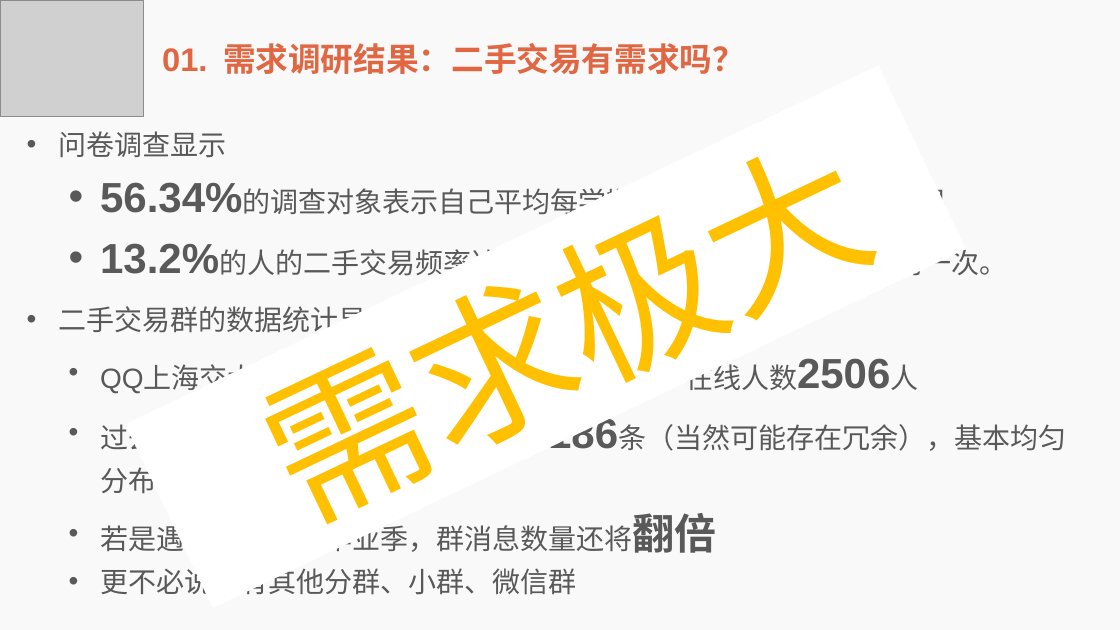
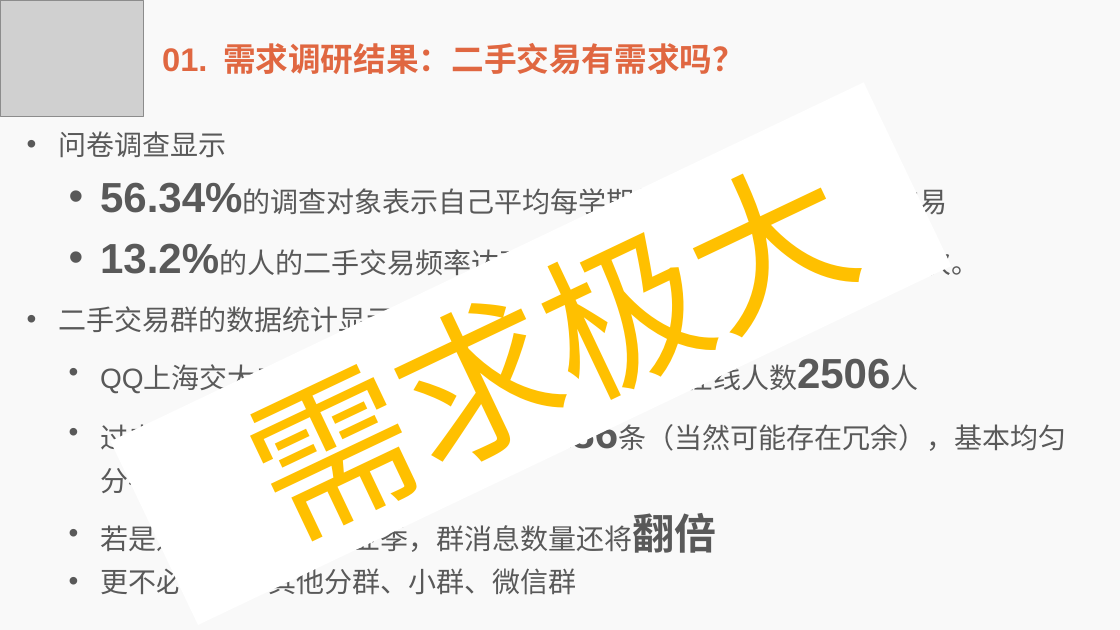
Before and after one commit to sjtu-jiaojiao/SJTU-JiaoJiao, a slide deck: slide 5 of docs/立项答辩ver2.0.pptx. Drawn at 1120x630 pixels with LibreOffice and Linux fonts; fonts in the diff are those of the drawing; grey boxes stand for pictures. Boxes give left, top, right and bottom in pixels: in the first picture for what was removed or moved away, otherwise in the second. Text is boxed around its words. In the diff, an @@ line names an element or a change of style, - is before the commit and + after.

```diff
--- a/docs/立项答辩ver2.0.pptx
+++ b/docs/立项答辩ver2.0.pptx
@@ rectangle "需求极大": place and size @@
-rectangle "需求极大" at [125,65,966,607]
+rectangle "需求极大" at [110,82,951,625]
@@ text at [100,239,980,281]: text changed @@
-  • 13.2%的人的二手交易频率达到平均每学期6-9次，即即每两周一次。
+  • 13.2%的人的二手交易频率达到平均每学期6-9次，即每两周一次。
```
Also in this commit, not shown: 2 other slides changed, 4 other files.
